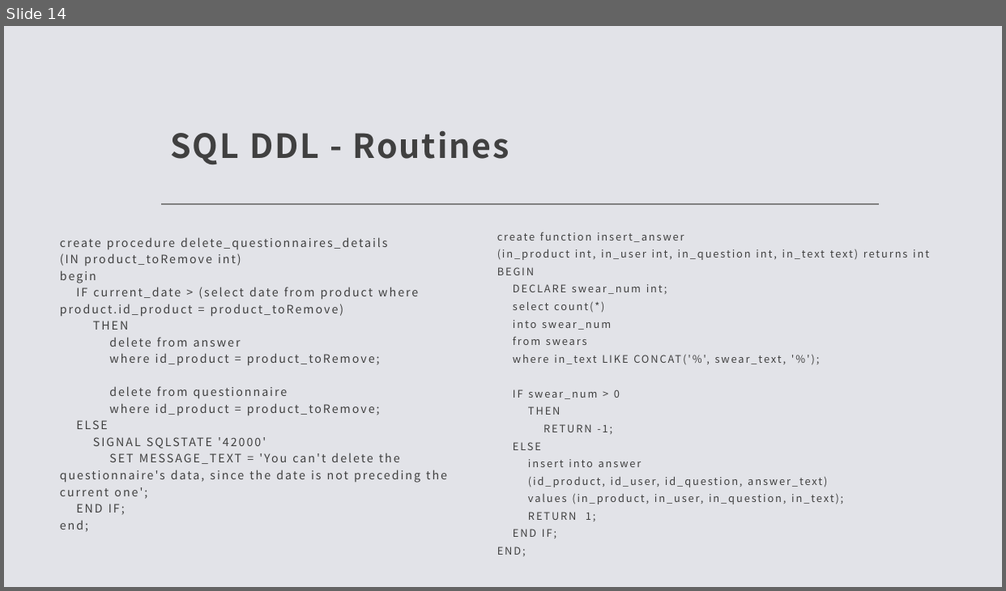
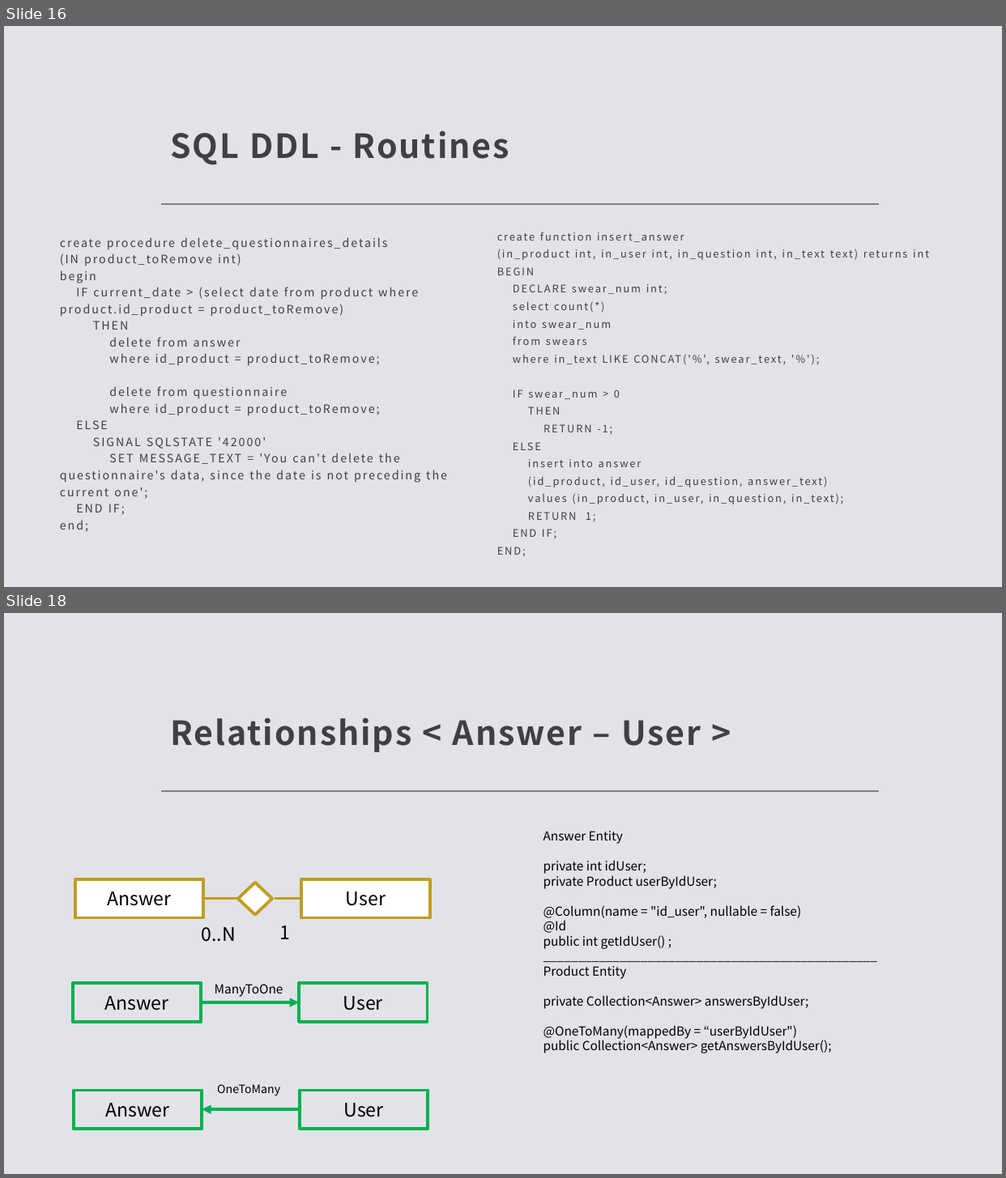
Before and after one commit to FPuoti255/GamifiedMarket, a slide deck: src/main/resources/PPTX/Gamified Market.pptx. Shown one above the other, each under a label of ours: slide 14 before the commit, slides 16 and 18 after it; the slides between them are not shown. The pictures are 1006x591 and 1006x1178 pixels, drawn with LibreOffice and Linux fonts; fonts in the diff are those of the drawing. Boxes give left, top, right and bottom in pixels: in the first picture for what was removed or moved away, otherwise in the second. Text is boxed around its words. In the diff, an @@ line names an element or a change of style, - is before the commit and + after.

```diff
--- a/src/main/resources/PPTX/Gamified Market.pptx
+++ b/src/main/resources/PPTX/Gamified Market.pptx
@@ slide 18 added at [4, 613, 1002, 1174], background #E2E3E8; not listed: 1 template element that a slide beside it also shows @@
@@ title added at [170, 717, 701, 752], 32 pt, text #404040, bold @@
+Relationships < Answer – User >
@@ text added at [543, 831, 832, 1054], 12 pt, text #000000 @@
+Answer Entity
+private int idUser;
+private Product userByIdUser;
+@Column(name = "id_user", nullable = false)
+@Id
+public int getIdUser() ;
+________________________________________________
+Product Entity
+private Collection<Answer> answersByIdUser;
+@OneToMany(mappedBy = “userByIdUser")
+public Collection<Answer> getAnswersByIdUser();
@@ rectangle added at [75, 879, 204, 918], fill #FFFFFF, outline #BF9D22 3 pt, 18 pt, text #000000 @@
+Answer
@@ rectangle added at [301, 879, 430, 918], fill #FFFFFF, outline #BF9D22 3 pt, 18 pt, text #000000 @@
+User
@@ line added from (238, 899) to (204, 899), #BF9D22 2.25 pt @@
@@ diamond added at [238, 883, 272, 915], fill #FFFFFF, outline #BF9D22 3 pt @@
@@ line added from (301, 899) to (275, 899), #BF9D22 2.25 pt @@
@@ text added at [201, 927, 235, 942], 18 pt, text #000000 @@
+0..N
@@ text added at [279, 926, 290, 939], 18 pt, text #000000 @@
+1
@@ rectangle added at [73, 983, 202, 1023], outline #00B050 3 pt, 18 pt, text #000000 @@
+Answer
@@ text added at [215, 984, 283, 997], 12 pt, text #000000 @@
+ManyToOne
@@ rectangle added at [299, 983, 428, 1023], outline #00B050 3 pt, 18 pt, text #000000 @@
+User
@@ arrow added from (201, 1003) to (299, 1003), #00B050 3 pt @@
@@ rectangle added at [74, 1091, 202, 1130], outline #00B050 3 pt, 18 pt, text #000000 @@
+Answer
@@ text added at [217, 1084, 280, 1097], 11 pt, text #000000 @@
+OneToMany
@@ rectangle added at [300, 1091, 428, 1130], outline #00B050 3 pt, 18 pt, text #000000 @@
+User
@@ arrow added from (300, 1110) to (202, 1110), #00B050 3 pt @@
@@ what was slide 14 is now slide 16 @@
```
Also in this commit, not shown: 1 slide changed, 3 other slides added, 1 slide removed.
